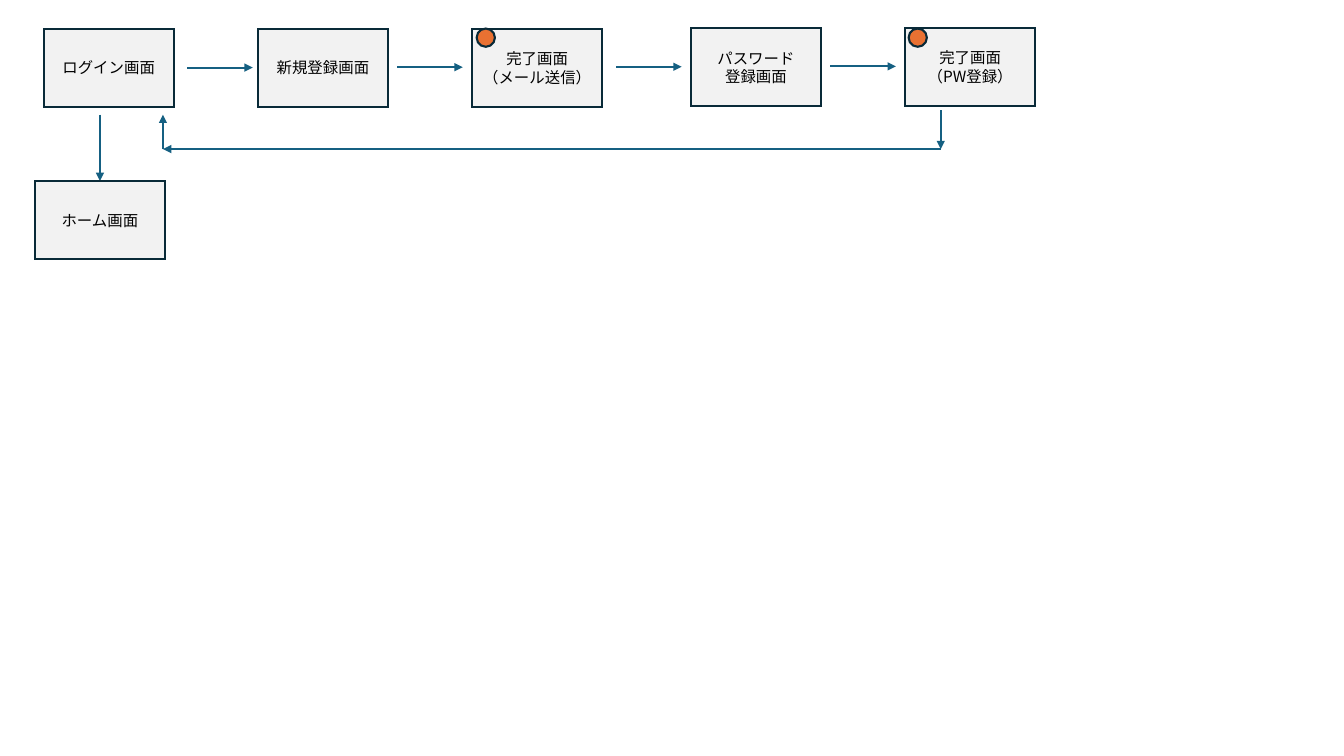
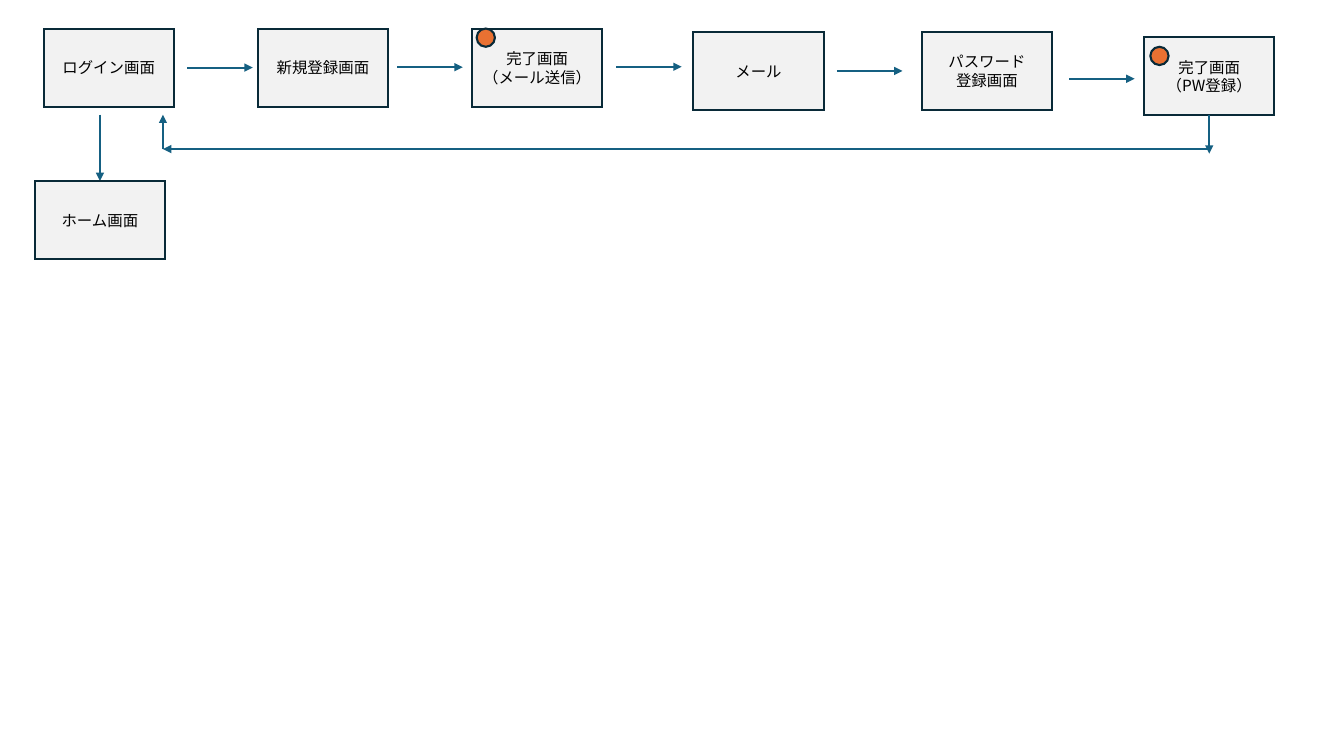
Before and after one commit to plusdojo2024/C2, a slide deck: slide 2 of doc/13_外部設計/画面遷移図.pptx. Drawn at 1344x756 pixels with LibreOffice and Linux fonts; fonts in the diff are those of the drawing. Boxes give left, top, right and bottom in pixels: in the first picture for what was removed or moved away, otherwise in the second. Text is boxed around its words. In the diff, an @@ line names an element or a change of style, - is before the commit and + after.

```diff
--- a/doc/13_外部設計/画面遷移図.pptx
+++ b/doc/13_外部設計/画面遷移図.pptx
@@ rectangle added at [694,32,824,111], fill #F2F2F2, outline #092A39 1.5 pt, 11 pt, text #000000 @@
+メール
@@ rectangle "パスワード": place and size @@
-rectangle "パスワード" at [691,28,821,107]
+rectangle "パスワード" at [923,32,1053,111]
@@ rectangle "完了画面": place and size @@
-rectangle "完了画面" at [905,28,1035,107]
+rectangle "完了画面" at [1144,37,1274,116]
@@ ellipse: place and size @@
-ellipse at [908,28,927,46]
+ellipse at [1150,46,1169,65]
@@ arrow added from (837, 71) to (902, 71), #156082 1.5 pt @@
@@ arrow moved from (831, 67) - (896, 67) to (1070, 79) - (1135, 79) @@
@@ arrow moved from (941, 110) - (941, 149) to (1210, 115) - (1210, 153) @@
@@ arrow moved from (941, 149) - (163, 149) to (1210, 149) - (163, 149) @@
```
